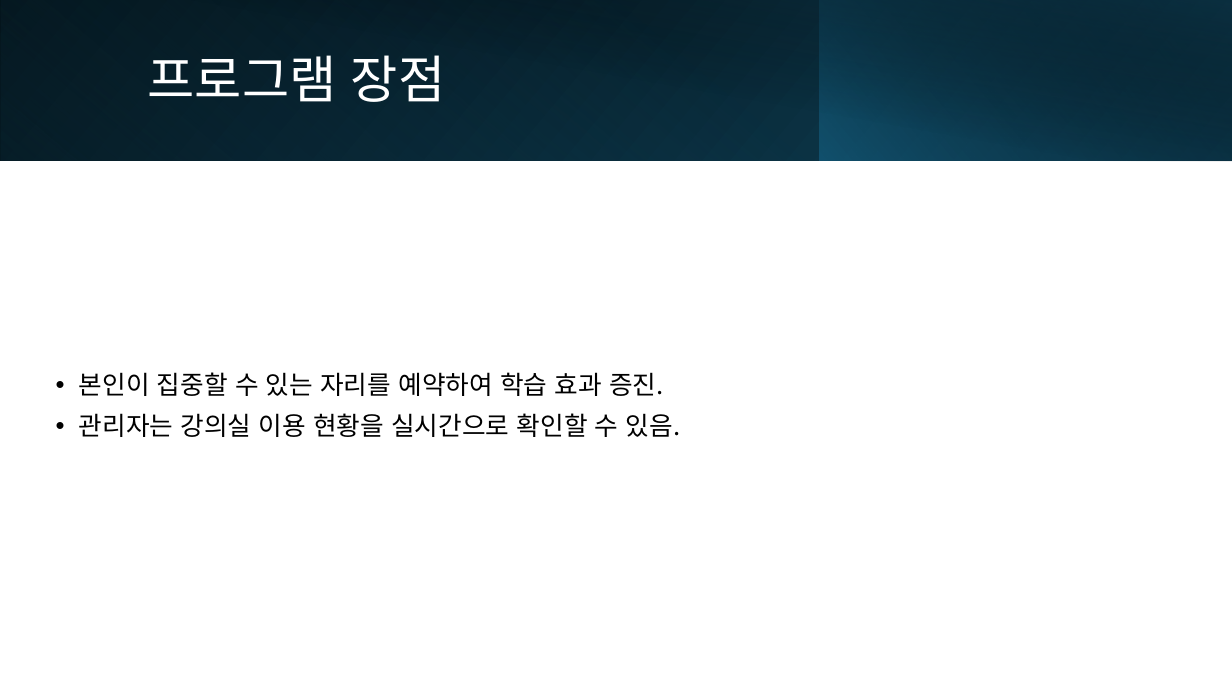
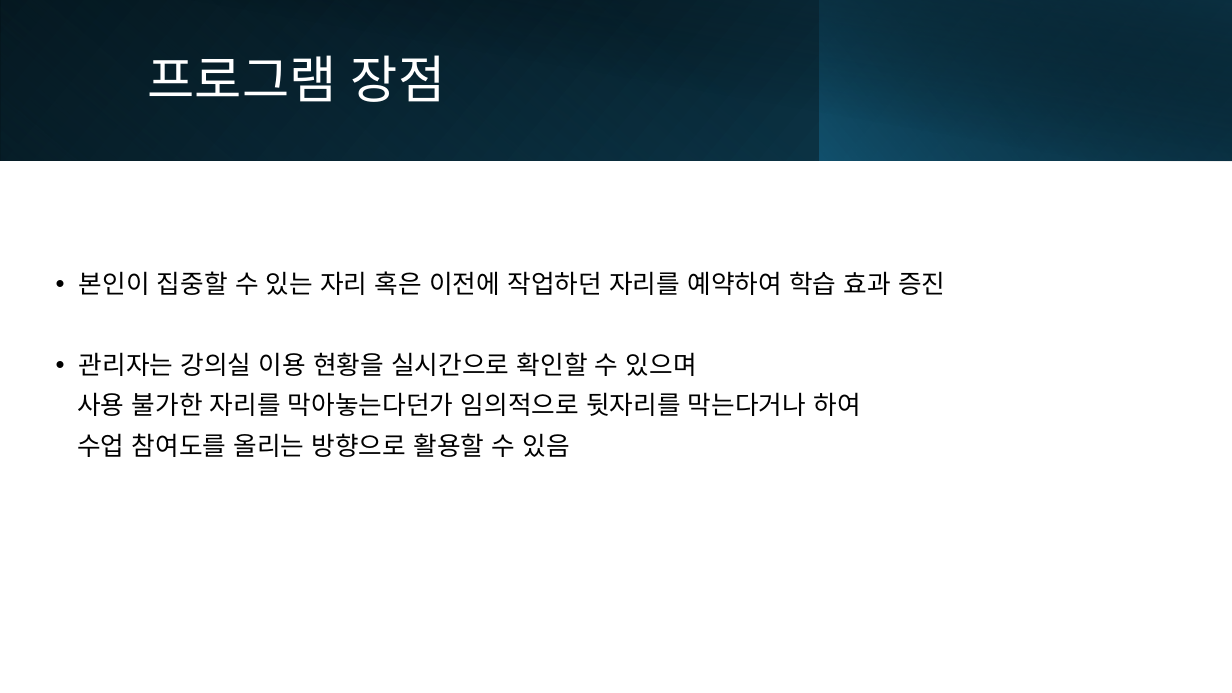
Before and after one commit to kjunh972/TBFG, a slide deck: slide 8 of doc/TBFG 모바일 프로젝트.pptx (slide 5 before the commit). Drawn at 1232x693 pixels with LibreOffice and Linux fonts; fonts in the diff are those of the drawing. Boxes give left, top, right and bottom in pixels: in the first picture for what was removed or moved away, otherwise in the second. Text is boxed around its words. In the diff, an @@ line names an element or a change of style, - is before the commit and + after.

```diff
--- a/doc/TBFG 모바일 프로젝트.pptx
+++ b/doc/TBFG 모바일 프로젝트.pptx
@@ text at box(77, 271, 945, 457): text changed @@
-• 본인이 집중할 수 있는 자리를 예약하여 학습 효과 증진.
-• 관리자는 강의실 이용 현황을 실시간으로 확인할 수 있음.
+• 본인이 집중할 수 있는 자리 혹은 이전에 작업하던 자리를 예약하여 학습 효과 증진
+• 관리자는 강의실 이용 현황을 실시간으로 확인할 수 있으며
+사용 불가한 자리를 막아놓는다던가 임의적으로 뒷자리를 막는다거나 하여
+수업 참여도를 올리는 방향으로 활용할 수 있음
```
Also in this commit, not shown: 7 other slides changed, 2 slides added.
